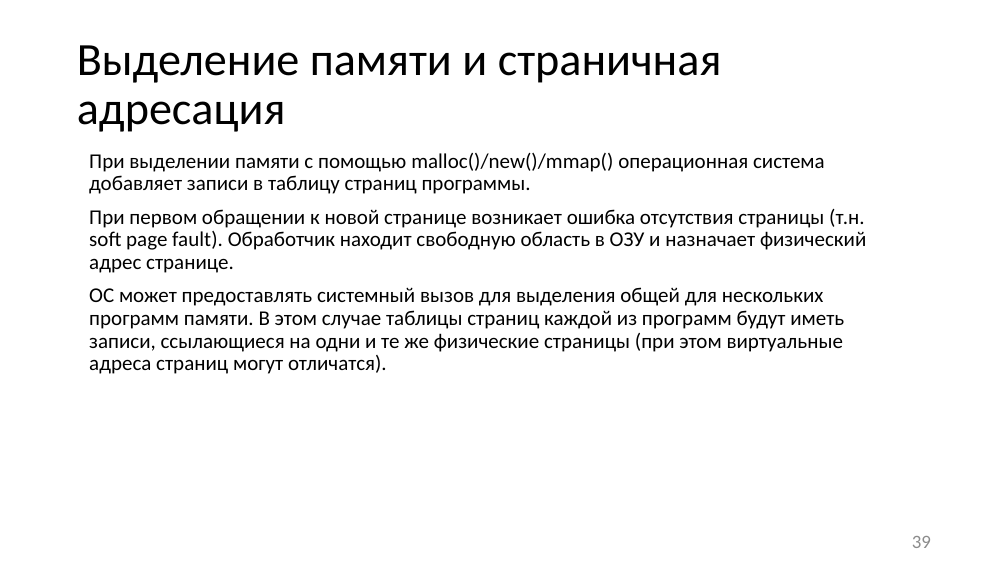
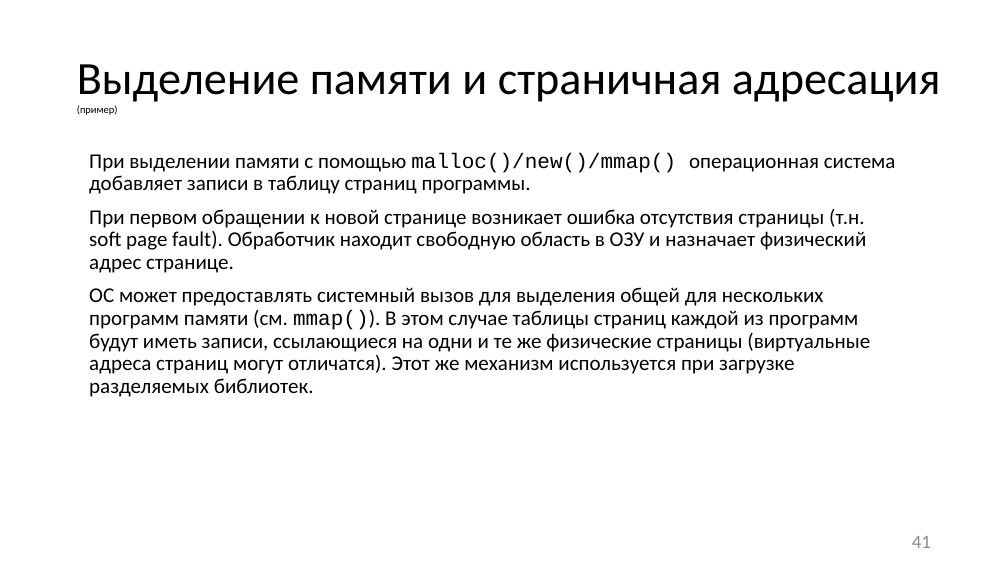
Before and after one commit to itsecd/low-level-programming, a slide deck: slide 41 of Lectures/8.IO_and_execution_modes/Lecture8.pptx (slide 39 before the commit). Drawn at 1008x567 pixels with LibreOffice and Linux fonts; fonts in the diff are those of the drawing. Boxes give left, top, right and bottom in pixels: in the first picture for what was removed or moved away, otherwise in the second. Text is boxed around its words. In the diff, an @@ line names an element or a change of style, - is before the commit and + after.

```diff
--- a/Lectures/8.IO_and_execution_modes/Lecture8.pptx
+++ b/Lectures/8.IO_and_execution_modes/Lecture8.pptx
@@ title at <box>77,64,941,115</box>: text changed @@
-Выделение памяти и страничная адресация
+Выделение памяти и страничная адресация (пример)
@@ text at <box>89,153,896,194</box>: font Calibri to Courier New in "malloc()/new()/mmap()" @@
@@ text at <box>89,287,870,397</box>: text changed @@
-ОС может предоставлять системный вызов для выделения общей для нескольких программ памяти. В этом случае таблицы страниц каждой из программ будут иметь записи, ссылающиеся на одни и те же физические страницы (при этом виртуальные адреса страниц могут отличатся).
+ОС может предоставлять системный вызов для выделения общей для нескольких программ памяти (см. mmap()). В этом случае таблицы страниц каждой из программ будут иметь записи, ссылающиеся на одни и те же физические страницы (виртуальные адреса страниц могут отличатся). Этот же механизм используется при загрузке разделяемых библиотек.
@@ page number at <box>912,536,931,548</box>: text changed @@
-39
+41
```
Also in this commit, not shown: 29 other slides changed, 1 slide added, 11 other files.
